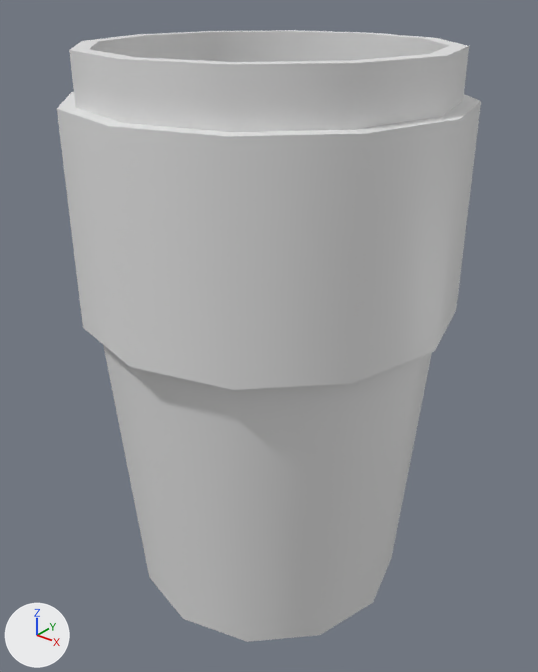
One commit to the FBX model Assets/Enviro Static Meshes/Meshes/SM_CoffeMug.fbx: the scene before it, then after it.
Both versions are drawn from a camera (50 mm lens) standing at (0.0944, -0.1179, 0.1335) and looking at (0.0002, -0.0001, 0.0605). Arrows for +X, +Y and +Z are at lower left; the lights stay in place. Where no turn or scale is listed for an object, it has been applied to the vertices.

Names of what the first picture shows: 'SM_CoffeMug'.
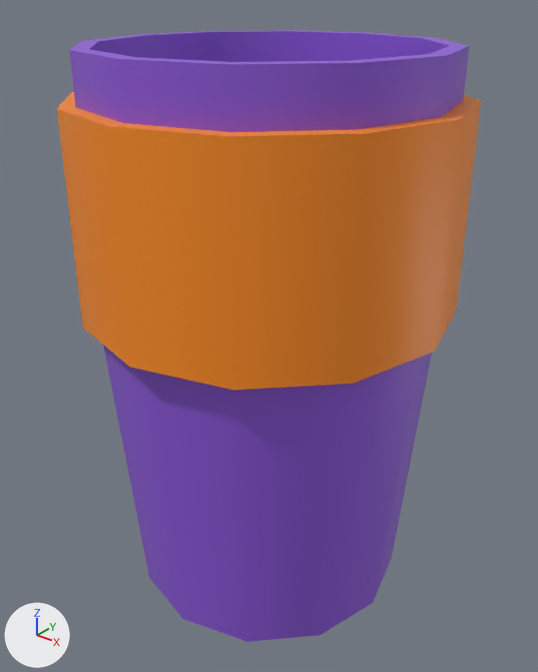
What differs and where, as boxes (x1, y1, x2, y2) in the pictures (538 x 672 px):
'SM_CoffeMug', surface changed: (57, 30, 481, 642) in both

What changed in the scene script:
```text
Add img_prop_texture_set01_png:
    img_prop_texture_set01_png = load_image('Prop_Texture_Set01.png', '../../Materials/Prop_Texture_Set01.png', 64, 64, 'sRGB')
Change mat_mr_props:
    remove mat_mr_props.base_color = (0.8, 0.8, 0.8)  # white #e7e7e7
    add mat_mr_props.texture = img_prop_texture_set01_png
Change me_cylinder_001:
    where me_cylinder_001.from_pydata(...)  # 96 vertices, 188 faces; spans x -0.0402..0.0402, y -0.0402..0.0402, z 0.0..0.1218
    used by ob_sm_coffemug; location = (0.0, 0.0, 0.0)
    me_cylinder_001 part 1: texture (UV) coordinates of 188 of 188 faces, centred in x -0.0384..0.0384, y -0.0384..0.0384, z 0.0..0.1218, changed; they spanned u 0.0..1.0, v 0.5..1.0 and now span u 0.49..0.92, v 0.17..0.92
```
